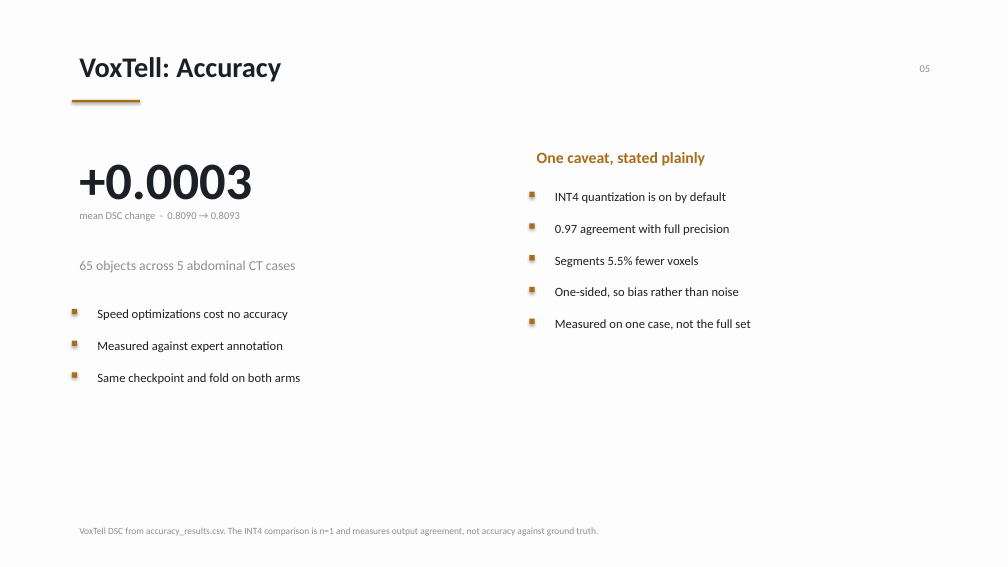
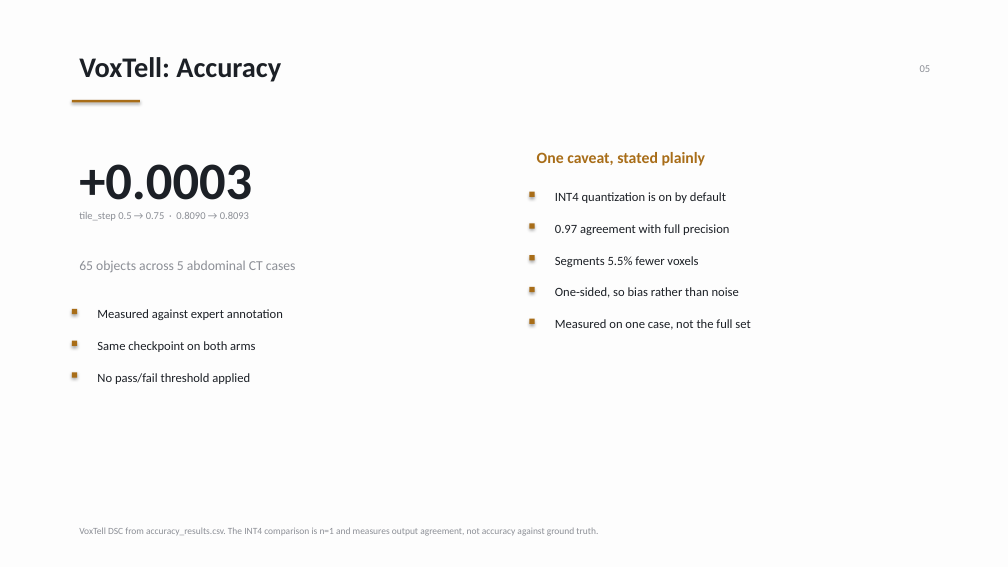
Before and after one commit to pentaexe/VoxTell-main, a slide deck: slide 5 of slides.pptx. Drawn at 1008x567 pixels with LibreOffice and Linux fonts; fonts in the diff are those of the drawing. Boxes give left, top, right and bottom in pixels: in the first picture for what was removed or moved away, otherwise in the second. Text is boxed around its words. In the diff, an @@ line names an element or a change of style, - is before the commit and + after.

Commit message:
Four attribution fixes, applied to the generator so they survive regeneration
All four were in make_slides.py, not just the .pptx. A hand edit to the deck is
reverted by the next 'python make_slides.py' - which already happened once this
session to slide 8's Evidence cell.

- Slide 5 caption said 'mean DSC change'. accuracy_results.csv has exactly two
  arms, v0 (step=0.5) and v3 (step=0.75), differing by tile_step alone. So
  +0.0003 is the tile_step effect, not the whole stack: the cache, Numba and
  INT4 were never varied in that comparison, and INT4 demonstrably does change
  the output (0.97 agreement, -5.5% voxels). Caption now names the variable.
- Slide 5 claimed 'same checkpoint and fold on both arms'. Folds are an
  nnInteractive concern; that phrasing does not belong on a VoxTell slide.
- Slide 6 said 'allocation since reduced to 2'. Only the VoxTell scripts were
  reduced; every nni_*.sh still requests 8 cores, which is what that slide's
  13-20% figure is measured against.
- Slide 8 Evidence read '4 runs, abdominal CT' for VoxTell, conflating two
  samples: the speedup is 4 paired runs, the DSC is 65 objects over 5 cases.

Also corrected an overstatement of mine: I said the May accuracy runs were
'almost certainly' FP16 because accelerate was installed only three days ago.
There is no log for accuracy_results.csv and accuracy_eval.py does not touch
precision, so that is unverified. It does not affect the caption fix, which
holds either way.

```diff
--- a/slides.pptx
+++ b/slides.pptx
@@ text at box(79, 212, 249, 221): text changed @@
-mean DSC change · 0.8090 → 0.8093
+tile_step 0.5 → 0.75 · 0.8090 → 0.8093
@@ text "Measured against expert annotation": place and size @@
-text "Measured against expert annotation" at box(97, 341, 283, 352)
+text "Measured against expert annotation" at box(97, 309, 283, 320)
@@ text removed at box(97, 309, 287, 320) @@
-Speed optimizations cost no accuracy
@@ text added at box(97, 341, 255, 352), 12 pt, text #1C2026 @@
+Same checkpoint on both arms
@@ text at box(97, 373, 250, 384): text changed @@
-Same checkpoint and fold on both arms
+No pass/fail threshold applied
```
Also in this commit, not shown: 2 other slides changed, 1 other file.
